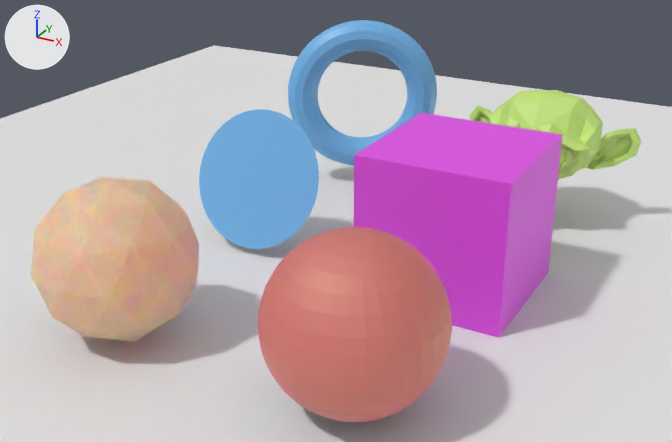
The Blender file udemy-blender/basics.blend as it was, and as the next commit left it.
The view is the same before and after, from a 50 mm lens placed at (5.09, -10.53, 5.83), pointed at (-0.38, -0.58, 0.86). Every picture has the same lights, and +X, +Y and +Z are marked at upper left.
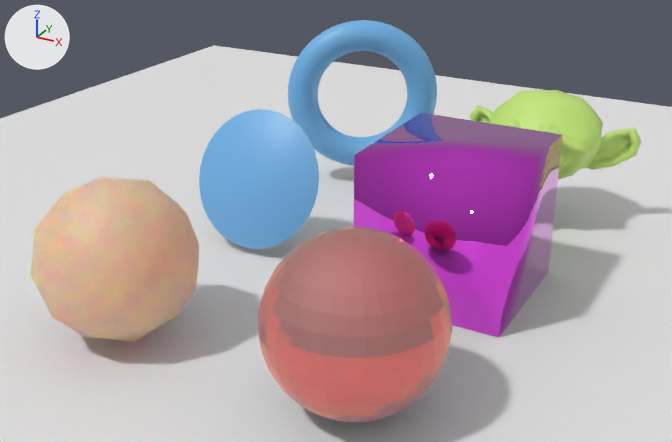
Where the change shows, as pixel boxes (x1, y1, x2, y2) in the pictures (672 x 442 px):
'Cube', surface changed, shading changed: (354, 113, 562, 338) in both
'Sphere', surface changed: (257, 227, 452, 422) in both
part 2 of me_cone, shading changed: (199, 109, 319, 249) in both
part 3 of me_torus, shading changed: (288, 20, 437, 166) in both
part 4 of me_suzanne_001, shading changed: (470, 90, 641, 180) in both
part 5 of me_icosphere, shading changed: (30, 177, 199, 342) in both

The change, as a diff of the scene's bpy script:
```diff
--- a/udemy-blender/basics.blend.py
+++ b/udemy-blender/basics.blend.py
@@ mat_purple @@
 mat_purple.base_color = (0.755, 0.0718, 0.8)  # pink #e14ce7
+mat_purple.metallic = 1.0
+mat_purple.roughness = 0.0
@@ mat_red @@
 mat_red.sheen_tint = (1.0, 0.0261, 0.594)  # pink #ff2dcb
+mat_red.metallic = 1.0
+mat_red.roughness = 0.0
@@ me_cube_001 @@
 me_cube_001.from_pydata(...)  # 8 vertices, 6 faces; spans x -1.0..1.0, y -1.0..1.0, z -1.0..1.0
 # used by ob_cube; location = (1.1, 0.0, 1.0)
+# me_cube_001 part 1: all faces are now shaded smooth (6 of 6 changed)
 me_cube_001.materials.append(mat_purple)
@@ me_cone @@
 me_cone.from_pydata(...)  # 33 vertices, 33 faces; spans x -1.0..1.0, y -1.0..1.0, z -1.0..1.0
 # used by ob_cone; location = (-1.9, 0.07, 0.93); rotation_euler = (4.327, 0.0, 0.0), in degrees (248, 0, 0); scale = (1.0, 1.0, 0.259)
+# me_cone part 2: all faces are now shaded smooth (33 of 33 changed)
 me_cone.materials.append(mat_blue)
@@ me_torus @@
 me_torus.from_pydata(...)  # 576 vertices, 576 faces; spans x -1.25..1.25, y -1.25..1.25, z -0.25..0.25
 # used by ob_torus; location = (-1.82, 2.94, 1.5); rotation_euler = (1.571, 0.0, 0.523), in degrees (90, 0, 30)
+# me_torus part 3: all faces are now shaded smooth (576 of 576 changed)
 me_torus.materials.append(mat_blue)
@@ me_suzanne_001 @@
 me_suzanne_001.from_pydata(...)  # 507 vertices, 500 faces; spans x -1.37..1.37, y -0.85..0.85, z -0.98..0.98
 # used by ob_suzanne; location = (1.32, 2.86, 1.0)
+# me_suzanne_001 part 4: all faces are now shaded smooth (500 of 500 changed)
 me_suzanne_001.materials.append(mat_green)
@@ me_icosphere @@
 me_icosphere.from_pydata(...)  # 42 vertices, 80 faces; spans x -0.95..0.95, y -1.0..1.0, z -1.0..1.0
 # used by ob_icosphere; location = (-1.95, -3.08, 1.0)
+# me_icosphere part 5: all faces are now shaded smooth (80 of 80 changed)
 me_icosphere.materials.append(mat_brown)
```
